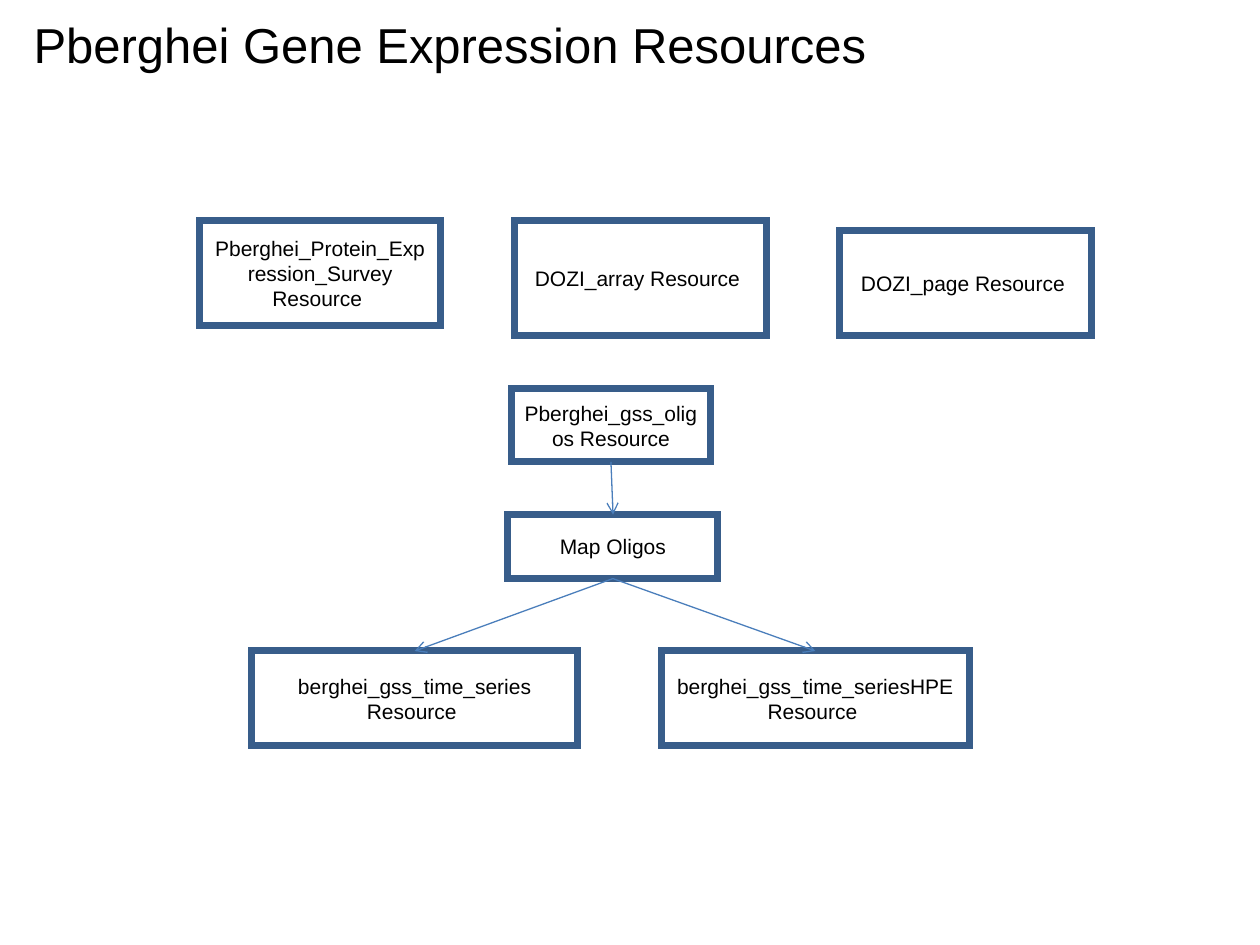
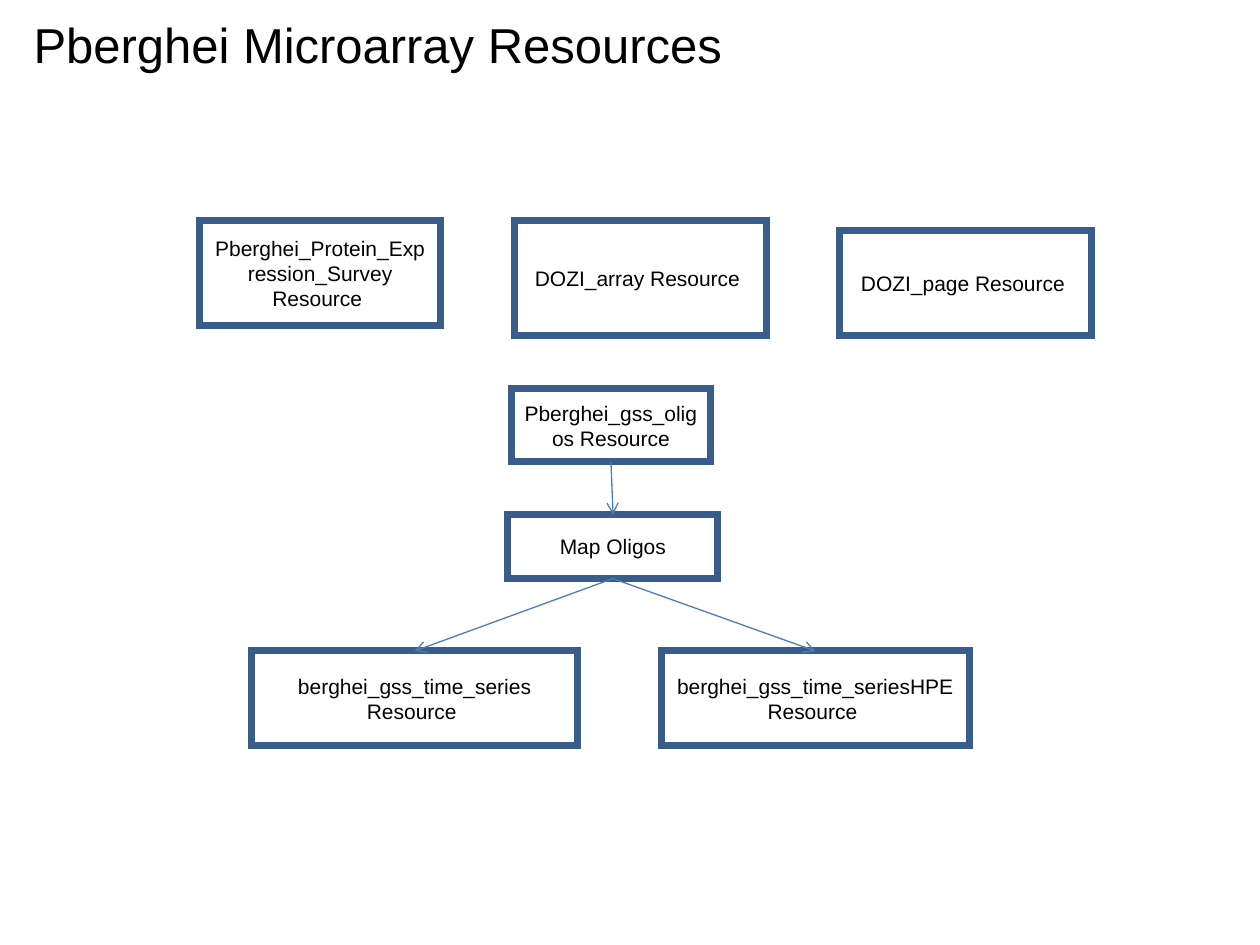
Before and after one commit to VEuPathDB/ApiCommonWorkflow, a slide deck: slide 25 of Main/doc/IntegratedWorkflow.ppt (slide 43 before the commit). Drawn at 1260x945 pixels with LibreOffice and Linux fonts; fonts in the diff are those of the drawing. Boxes give left, top, right and bottom in pixels: in the first picture for what was removed or moved away, otherwise in the second. Text is boxed around its words. In the diff, an @@ line names an element or a change of style, - is before the commit and + after.

```diff
--- a/Main/doc/IntegratedWorkflow.ppt
+++ b/Main/doc/IntegratedWorkflow.ppt
@@ title at (34, 27, 722, 73): text changed @@
-Pberghei Gene Expression Resources
+Pberghei Microarray Resources
```
Also in this commit, not shown: 7 other slides changed, 1 slide removed.
